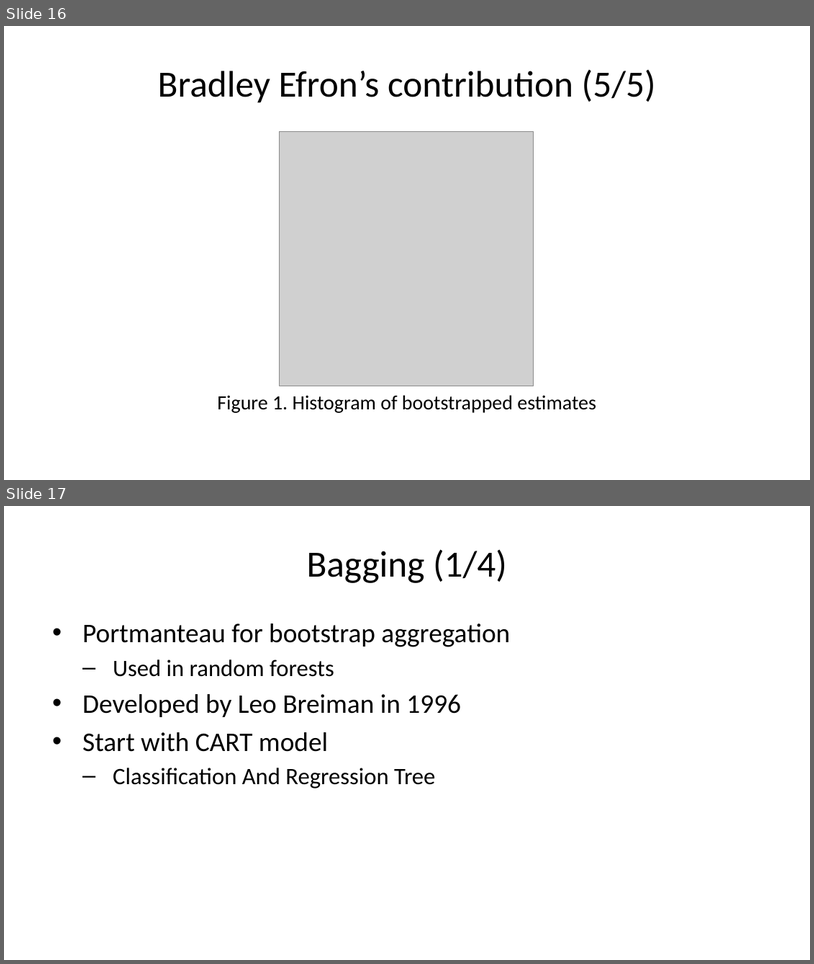
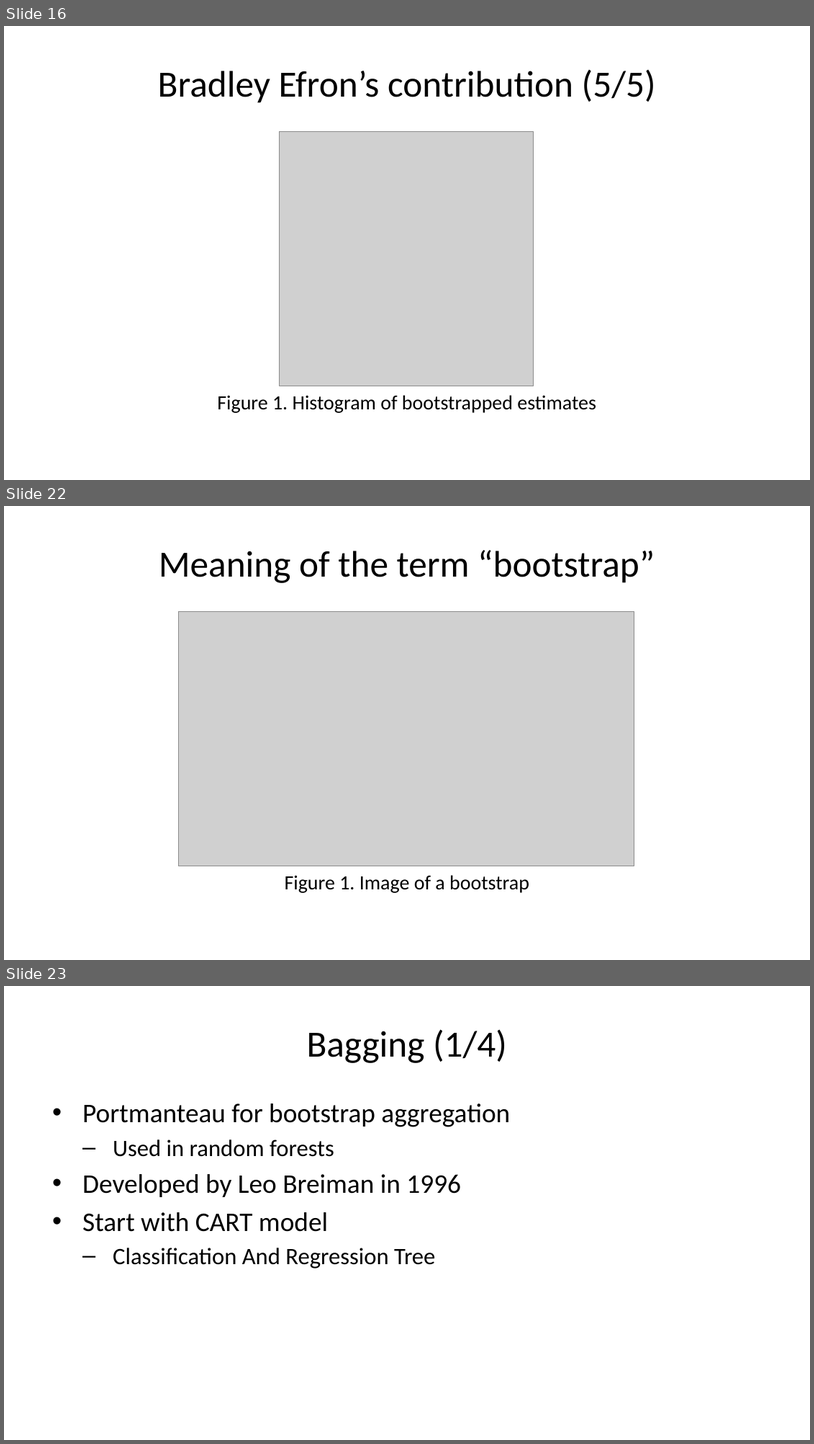
Before and after one commit to pmean/papers-and-presentations, a slide deck: bootstrap/src/bootstrap-slides.pptx. Shown one above the other, each under a label of ours: slides 16 and 17 before the commit, slides 16, 22 and 23 after it; the slides between them are not shown. The pictures are 814x964 and 814x1444 pixels, drawn with LibreOffice and Linux fonts; fonts in the diff are those of the drawing; grey boxes stand for pictures. Boxes give left, top, right and bottom in pixels: in the first picture for what was removed or moved away, otherwise in the second. Text is boxed around its words. In the diff, an @@ line names an element or a change of style, - is before the commit and + after.

Commit message:
More tweaks in bootstrap slides

```diff
--- a/bootstrap/src/bootstrap-slides.pptx
+++ b/bootstrap/src/bootstrap-slides.pptx
@@ slide 22 added at box(4, 506, 810, 960), background #FFFFFF @@
@@ title added at box(159, 550, 655, 583), 33 pt, text #000000 @@
+Meaning of the term “bootstrap”
@@ picture added at box(179, 612, 635, 866) @@
@@ text added at box(285, 875, 530, 893), 18 pt, text #000000 @@
+Figure 1. Image of a bootstrap
@@ what was slide 17 is now slide 23 @@
```
Also in this commit, not shown: 13 slides changed, 6 other slides added, 7 other files.
